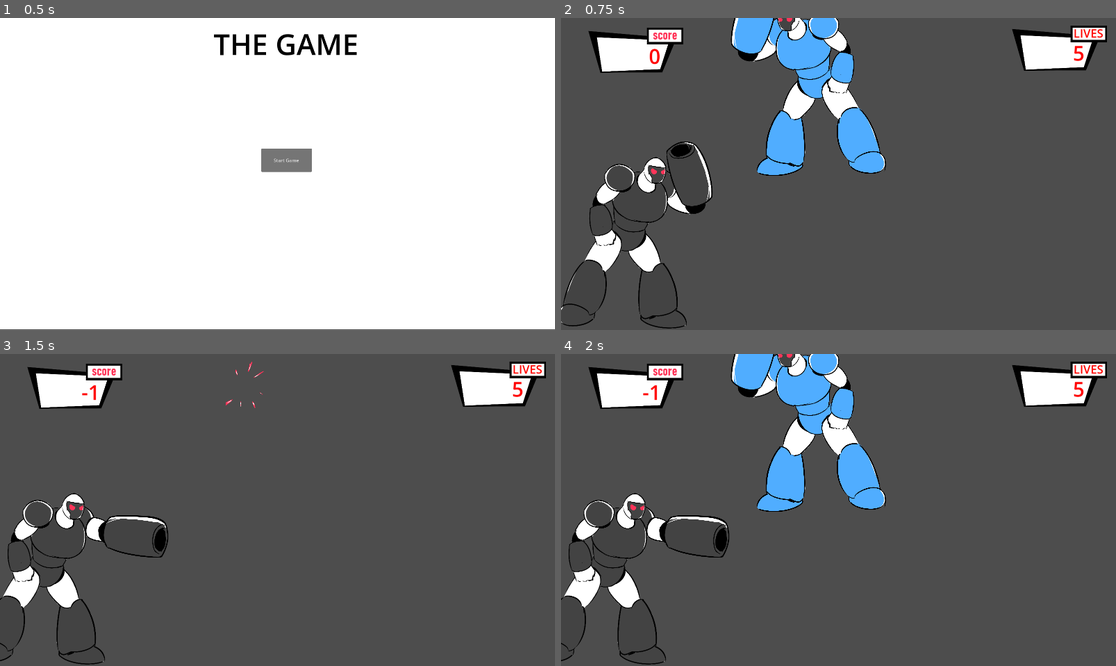
Above: before the commit, frames 1-4 (two rows, left to right).
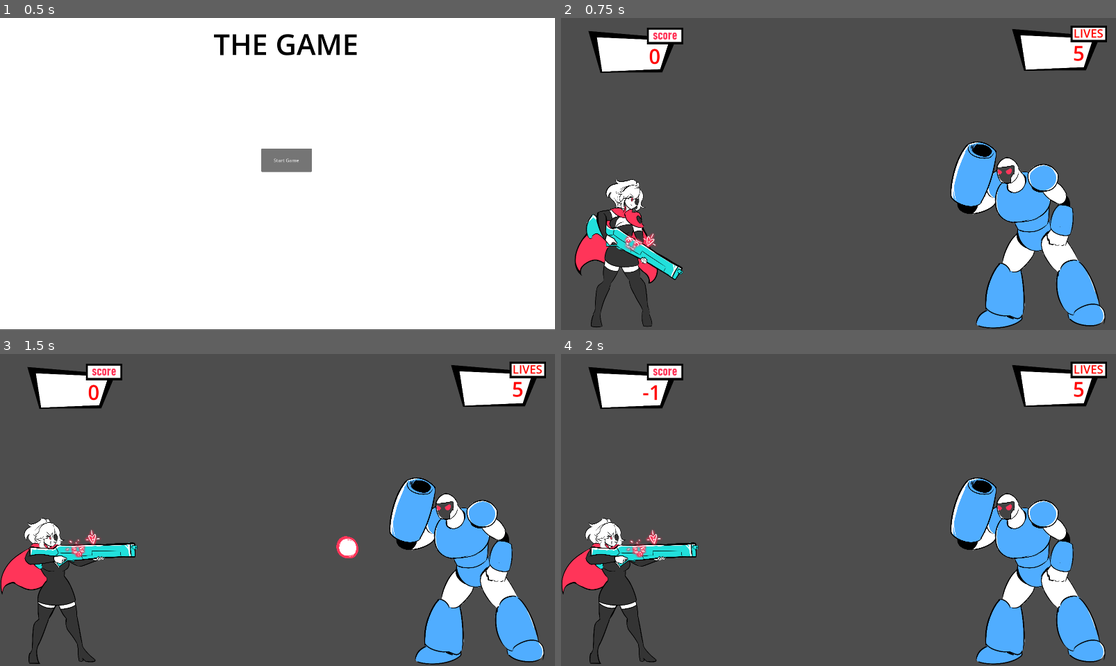
Above: after the commit, the same moments.

Repository: LaceSpades/Brackeys-2025.2
Game: Godot game, scene res://scenes/main_menu.tscn
Same seed, same stepped clock (60 frames per second), same inputs: the game is played once before the commit and once after it.
Inputs (mouse positions are in pixels of both pictures, inside the frame that each line leads up to):
- Up to frame 1 (0.5 s): no input
- Up to frame 2 (0.75 s): click "Start Game" at 0.5 s
- Up to frame 3 (1.5 s): tap Enter at 1.25 s; move the mouse to (399, 494) at 1.27 s; tap Space (interact) at 1.35 s
- Up to frame 4 (2 s): no input

Frame 1 is identical in both runs. In frame 2, 19% of the frame differs, in the area x 0-99%, y 0-100%; in frame 3, 13%; in frame 4, 20%.

Commit message:
Implement all current modes

Diff:
--- a/scenes/enemy_sus.tscn
+++ b/scenes/enemy_sus.tscn
@@ -34,12 +34,12 @@
 [node name="Enemy" instance=ExtResource("1_opm33")]
 
 [node name="Sprite" parent="." index="3"]
-position = Vector2(-99, -254)
+position = Vector2(-34, -253)
 scale = Vector2(-0.25, 0.25)
 sprite_frames = SubResource("SpriteFrames_tx3pf")
 
 [node name="CollisionShape2D" parent="." index="4"]
-position = Vector2(-80.5, -349.5)
+position = Vector2(-2, -353)
 shape = SubResource("RectangleShape2D_klhq6")
 
 [node name="Warning" parent="." index="5"]
--- a/scenes/game.tscn
+++ b/scenes/game.tscn
@@ -33,7 +33,7 @@
 one_shot = true
 
 [node name="Player" parent="." node_paths=PackedStringArray("game_manager") instance=ExtResource("1_uwrxv")]
-position = Vector2(-730, 531)
+position = Vector2(-760, 533)
 game_manager = NodePath("..")
 
 [node name="Transition" type="Sprite2D" parent="."]
--- a/scenes/player_sus.tscn
+++ b/scenes/player_sus.tscn
@@ -34,13 +34,13 @@
 [node name="Player" instance=ExtResource("1_cxltc")]
 
 [node name="Sprite" parent="." index="0"]
-position = Vector2(27, -331)
+position = Vector2(112, -334)
 scale = Vector2(-0.25, 0.25)
 sprite_frames = SubResource("SpriteFrames_u1t88")
 frame_progress = 0.595533
 
 [node name="CollisionShape2D" parent="." index="1"]
-position = Vector2(-72, -299)
+position = Vector2(88, -306)
 rotation = -3.14159
 scale = Vector2(1, -1)
 shape = SubResource("RectangleShape2D_cxltc")
--- a/scripts/game_manager.gd
+++ b/scripts/game_manager.gd
@@ -20,6 +20,9 @@
 
 var enemy_position_x = 759.0
 var enemy_position_y = 528.0
+
+var normal_player_pos_x = -760
+var normal_player_pos_y = 531
 
 var encounter_modifier = 0
 var flipped = 1
@@ -89,11 +92,23 @@
 
 func start_encounter() -> void:
 	current_enemy = enemies.pop_front()
+	current_enemy.position.y = enemy_position_y
 	if Globals.current_mode == "whos_who_player" or Globals.current_mode == "whos_who_enemy":
-		pass
+		var sides = rng.randi_range(0, 1)
+		# Normal
+		if sides == 0:
+			player.position.x = normal_player_pos_x
+			player.scale.x = 1
+			current_enemy.position.x = enemy_position_x
+			current_enemy.scale.x = 1
+		# Flipped
+		else:
+			player.position.x = enemy_position_x
+			player.scale.x = -1
+			current_enemy.position.x = normal_player_pos_x
+			current_enemy.scale.x = -1
 	else:
 		current_enemy.position.x = enemy_position_x
-		current_enemy.position.y = enemy_position_y
 		current_enemy.scale.x *= flipped
 	add_child(current_enemy)
 
--- a/scripts/globals.gd
+++ b/scripts/globals.gd
@@ -21,7 +21,7 @@
 	current_player_lives = DEFAULT_PLAYER_LIVES
 
 func reset_game() -> void:
-	current_mode = "whos_who_enemy"
+	current_mode = "new_game"
 
 func risk_it(mode: int) -> void:
 	if mode == -1:
